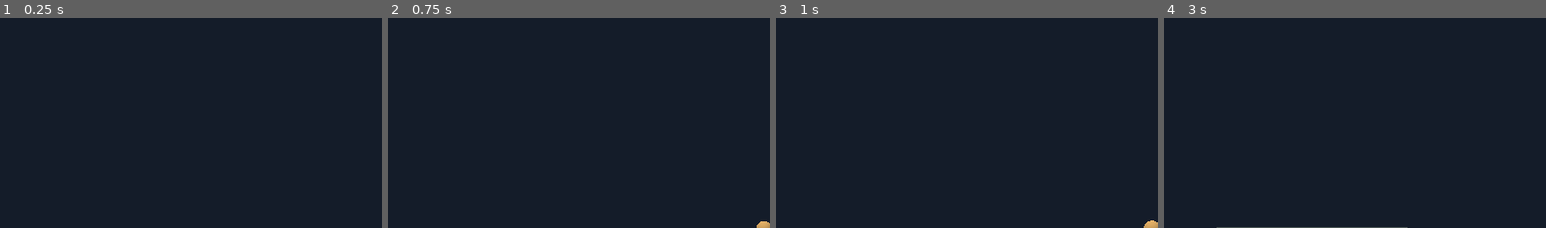
Above: before the commit, frames 1-4 (left to right).
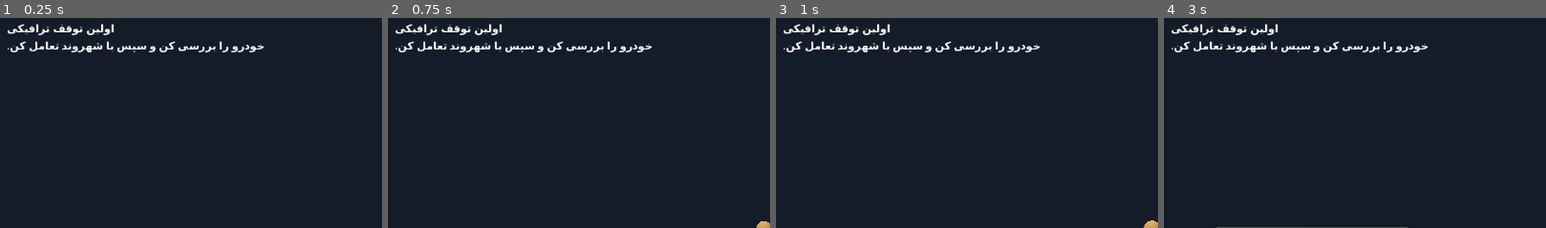
Above: after the commit, the same moments.

Repository: thedeverfankhajo-bot/PoliceSimulator3D
Game: Godot game, scene res://scenes/main/main.tscn
The game is run twice, just before and just after one commit, with the same random seed, the same clock (stepped at 60 frames per second) and the same inputs.
Inputs (mouse positions are % of the whole screen's width and height, from its top left):
- Up to frame 1 (0.25 s): no input
- Up to frame 2 (0.75 s): tap Enter at 0.5 s; move the mouse to (55, 48) at 0.52 s; hold W (move_forward) from 0.53 s (still down); tap E (interact) at 0.6 s
- Up to frame 3 (1 s): keep holding W (move_forward)
- Up to frame 4 (3 s): keep holding W (move_forward); move the mouse to (45, 49) at 1.27 s; tap E (interact) at 1.35, 2.1, 2.85 s; move the mouse to (52, 47) at 2.02 s; move the mouse to (49, 50) at 2.77 s
The pictures show only the part of the screen within x 1-51%, y 0-50%; the shares and areas given below are measured in that part.

The runs differ from the first frame. In frame 1, 1.7% of the frame differs, in the area x 2-70%, y 2-17%; in frame 2, 1.7%; in frame 3, 1.7%; in frame 4, 1.7%.
Error before the commit: Attempt to call function 'show_mission' in base 'null instance' on a null instance. (res://scripts/core/main.gd:28)

Commit message:
feat: add mission HUD to playable world

Diff:
--- a/scenes/main/main.tscn
+++ b/scenes/main/main.tscn
@@ -1,6 +1,7 @@
-[gd_scene load_steps=8 format=3]
+[gd_scene load_steps=10 format=3]
 
 [ext_resource path="res://scripts/core/main.gd" type="Script" id="1_main"]
+[ext_resource path="res://scenes/ui/status_hud.tscn" type="PackedScene" id="2_hud"]
 
 [sub_resource type="Environment" id="Environment_main"]
 background_mode = 1
@@ -40,3 +41,5 @@
 
 [node name="PlayerSpawn" type="Marker3D" parent="."]
 position = Vector3(0, 0.9, 8)
+
+[node name="StatusHUD" parent="." instance=ExtResource("2_hud")]
